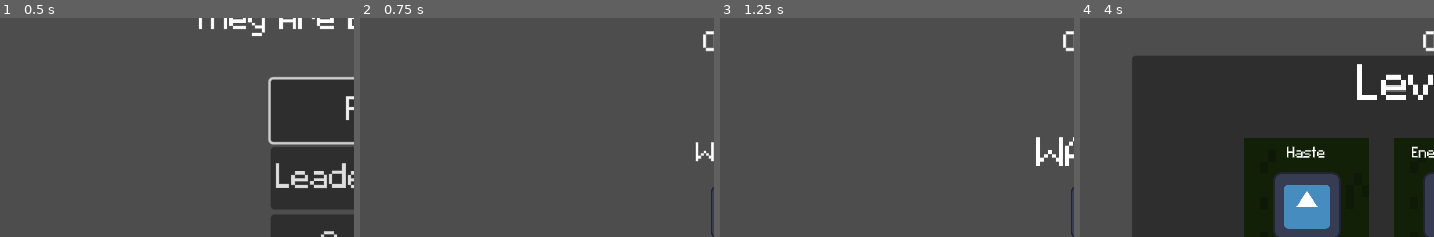
Above: before the commit, frames 1-4 (left to right).
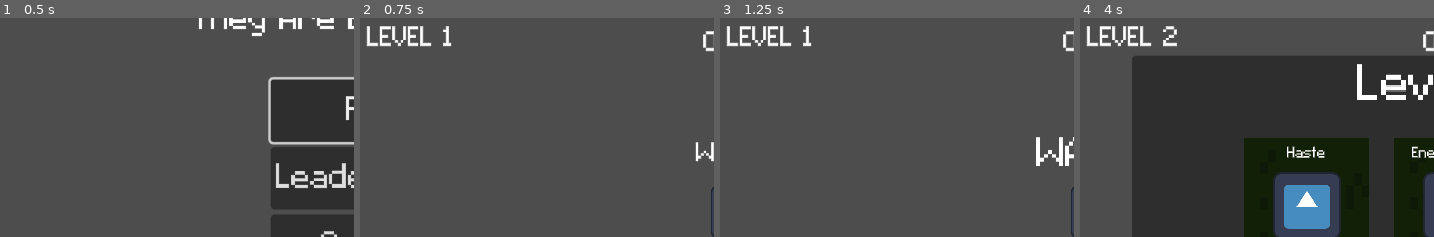
Above: after the commit, the same moments.

Repository: RenatoCLa/architecture-jam-2024
Game: Godot game, scene res://Scenes/rooms/Main_menu.tscn
Same seed, same stepped clock (60 frames per second), same inputs: the game is played once before the commit and once after it. The engine's default icon, where the game draws it, is replaced by a stand-in: a white triangle on a blue panel in a dark square.
Inputs (mouse positions are % of the whole screen's width and height, from its top left):
- Up to frame 1 (0.5 s): no input
- Up to frame 2 (0.75 s): click "Play" at 0.5 s
- Up to frame 3 (1.25 s): no input
- Up to frame 4 (4 s): move the mouse to (78, 43) at 1.27 s; press the mouse at (78, 43) at 1.28 s; hold D (walk_right) 1.28-2.03 s; move the mouse to (31, 54) at 2.02 s; release the mouse at (31, 54) at 2.03 s; hold S (walk_down) 2.03-2.78 s; click (31, 54) at 2.1 s; move the mouse to (64, 26) at 2.77 s; press the mouse at (64, 26) at 2.78 s; hold D (walk_right) 2.78-3.53 s; move the mouse to (48, 69) at 3.52 s; release the mouse at (48, 69) at 3.53 s; hold W (walk_up) from 3.53 s (still down); click (48, 69) at 3.6 s
The pictures show only the part of the screen within x 0-50%, y 4-54%; the shares and areas given below are measured in that part.

Frame 1 is identical in both runs. In frame 2, 1.1% of the frame differs, in the area x 1-26%, y 3-14%; in frame 3, 1.1%; in frame 4, 1.2%, in the area x 1-28%, y 3-14%.

Commit message:
Added a display for the players current level

Diff:
--- a/Scenes/player.tscn
+++ b/Scenes/player.tscn
@@ -26,6 +26,9 @@
 radius = 275.0
 
 [sub_resource type="LabelSettings" id="LabelSettings_wil4a"]
+font_size = 26
+
+[sub_resource type="LabelSettings" id="LabelSettings_oxps3"]
 font_size = 26
 
 [node name="Player" type="CharacterBody2D" groups=["player"]]
@@ -121,3 +124,12 @@
 label_settings = SubResource("LabelSettings_wil4a")
 horizontal_alignment = 1
 vertical_alignment = 1
+
+[node name="Level" type="Label" parent="GUI"]
+offset_left = 24.0
+offset_top = 28.0
+offset_right = 75.0
+offset_bottom = 54.0
+theme = ExtResource("8_geujg")
+text = "Level"
+label_settings = SubResource("LabelSettings_oxps3")
--- a/Scripts/leveling_system.gd
+++ b/Scripts/leveling_system.gd
@@ -13,10 +13,14 @@
 var window_opened = false
 
 #Nodes
+@onready var level_display = $"../GUI/Level"
 @onready var ui_h = $"../POP_UP_GUI"
 @export var upgrade_menu = preload("res://Scenes/level_up_choices.tscn")
 
 #FUNCTIONS
+
+func _ready() -> void:
+	update_display()
 
 #Check if the Level Up UI is closed, if it is, allow another one to spawn
 #this is meant for scenarios where you level up multiple times in a row, so that
@@ -49,6 +53,7 @@
 
 func level_up() -> void:
 	increase_xp_treshold() #increase level up experience requirement
+	update_display()
 	print("Current level: ", level)
 	#bring up Upgrade Selection UI
 	pop_up_options()
@@ -67,3 +72,6 @@
 	#add menu to the upgrade selection UI
 	ui_h.add_child(menu)
 	window_opened = true
+
+func update_display() -> void:
+	level_display.text = "LEVEL %d" % level
Not shown: 1 places in Scenes/player.tscn that only renumber resources
